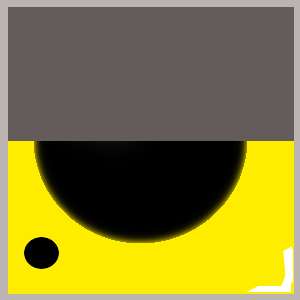
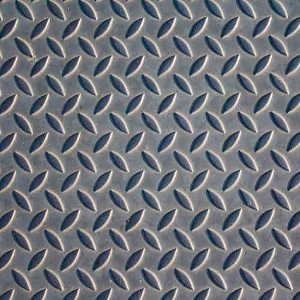
Two versions of the same layered image (300px x 300px). Layer-by-layer changes:
added layer "Paupiere Metal" above "CornerEye2" over (x1=0, y1=0, x2=300, y2=300)
hid "Paupiere", moved it above "Pupille Right", painted on it over (x1=0, y1=1, x2=300, y2=259)
